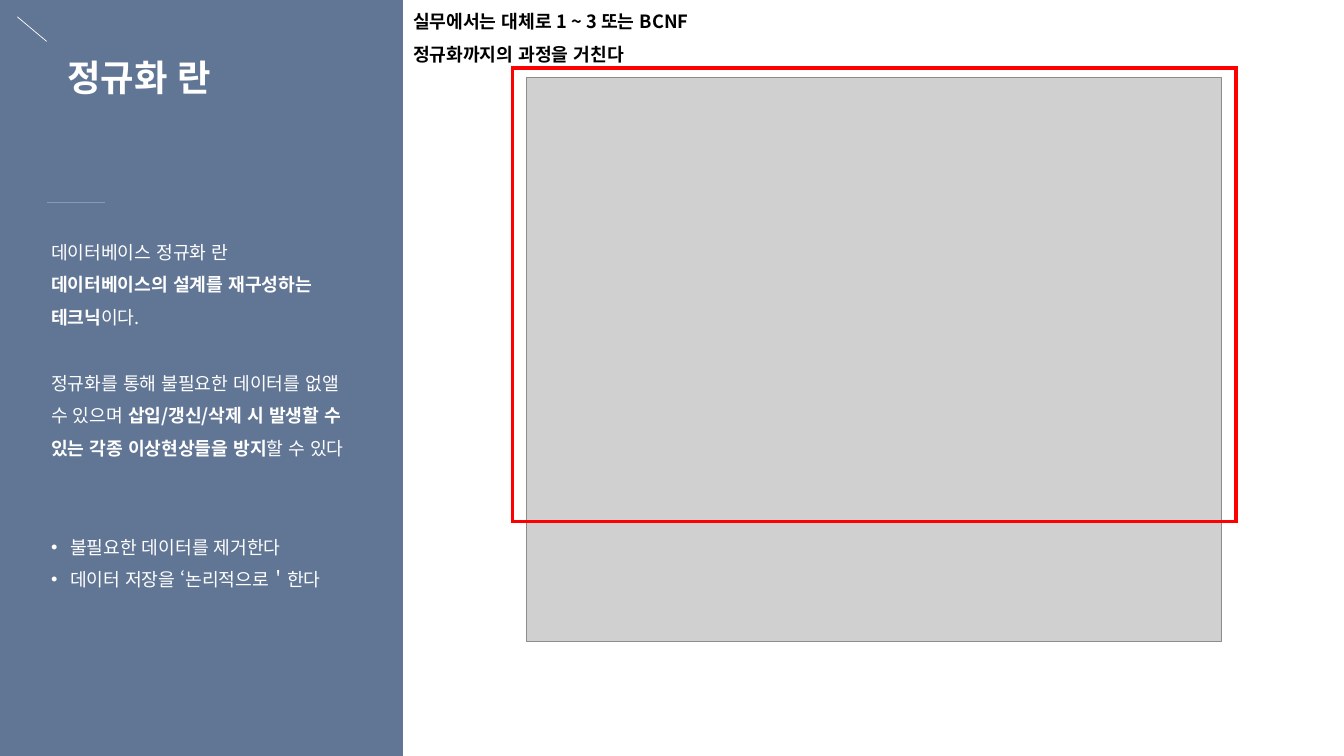
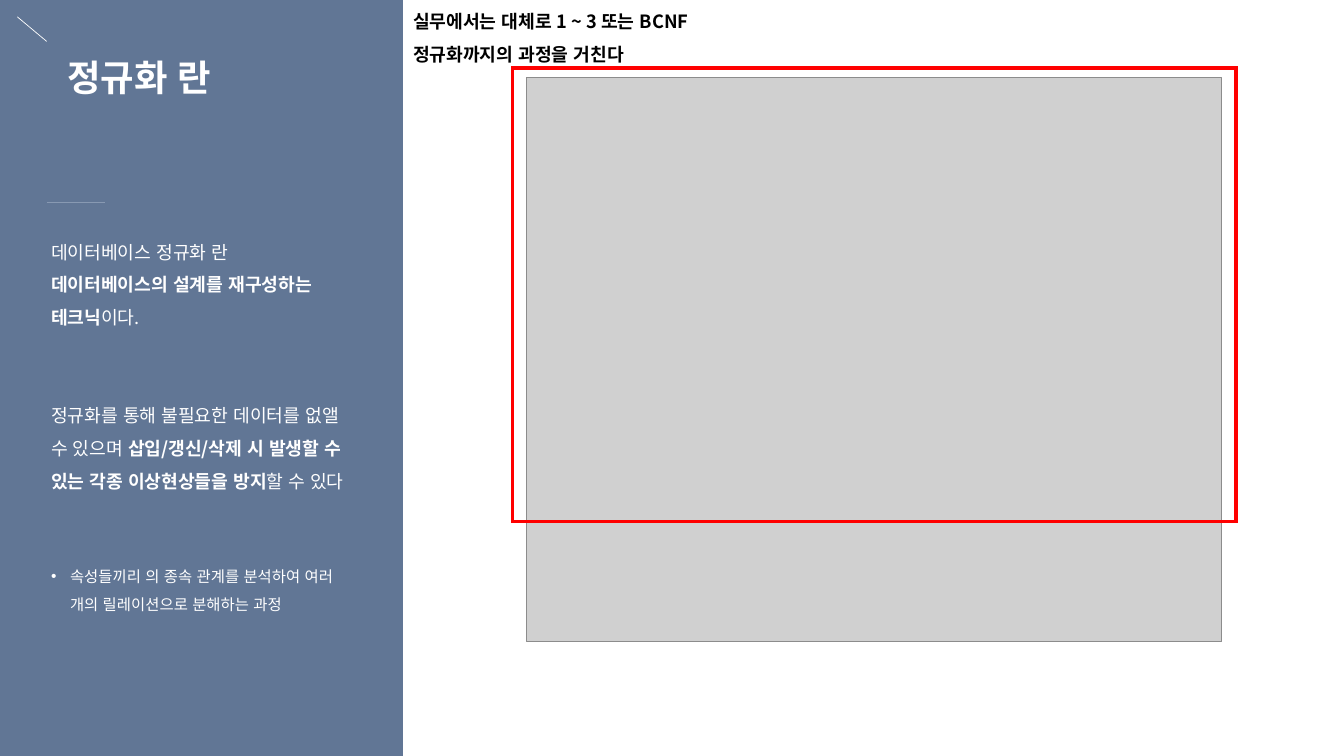
Before and after one commit to eunbee-kim/dmsql1471, a slide deck: slide 2 of 교육/5주차_DB정규화_반정규화_서버인증_세션과쿠키.pptx. Drawn at 1344x756 pixels with LibreOffice and Linux fonts; fonts in the diff are those of the drawing; grey boxes stand for pictures. Boxes give left, top, right and bottom in pixels: in the first picture for what was removed or moved away, otherwise in the second. Text is boxed around its words. In the diff, an @@ line names an element or a change of style, - is before the commit and + after.

```diff
--- a/교육/5주차_DB정규화_반정규화_서버인증_세션과쿠키.pptx
+++ b/교육/5주차_DB정규화_반정규화_서버인증_세션과쿠키.pptx
@@ text at bbox=[70, 569, 333, 611]: text changed; size 13 to 11 pt @@
-• 불필요한 데이터를 제거한다
-• 데이터 저장을 ‘논리적으로＇한다
+• 속성들끼리 의 종속 관계를 분석하여 여러 개의 릴레이션으로 분해하는 과정
```
Also in this commit, not shown: 9 other slides changed.
